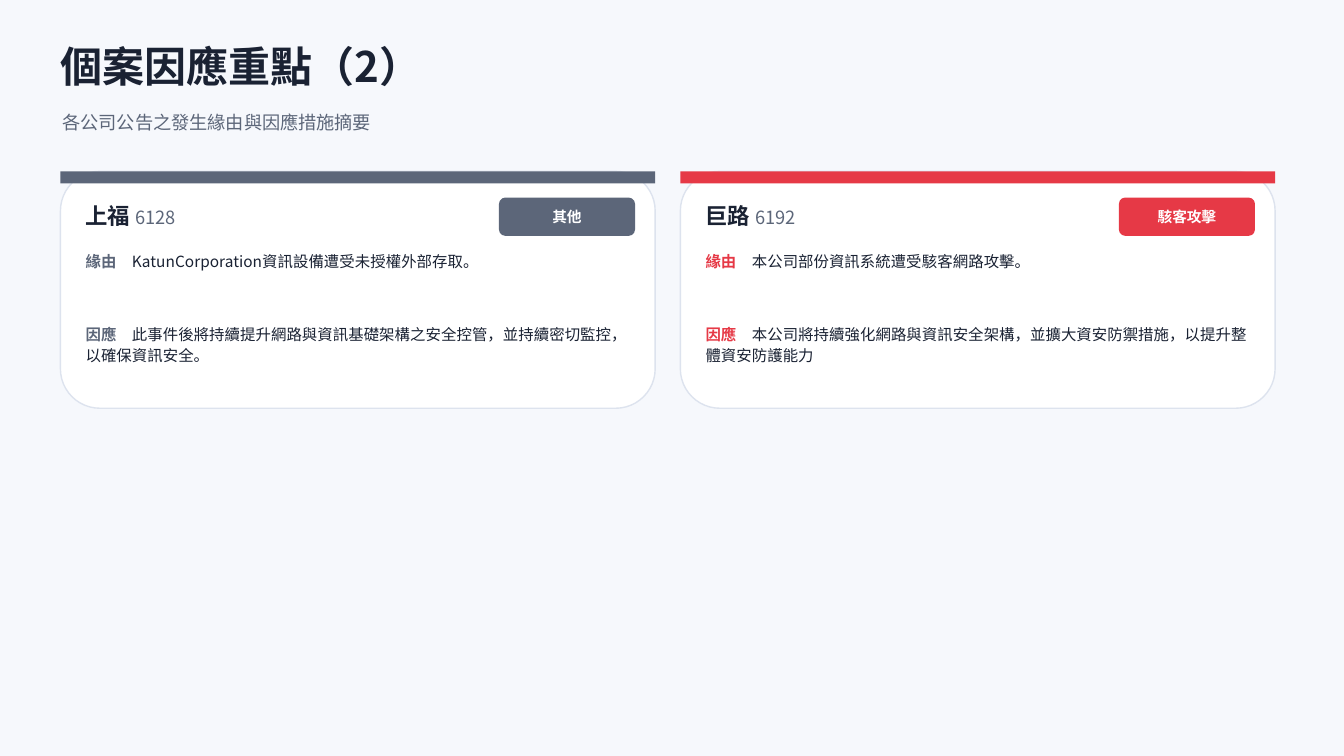
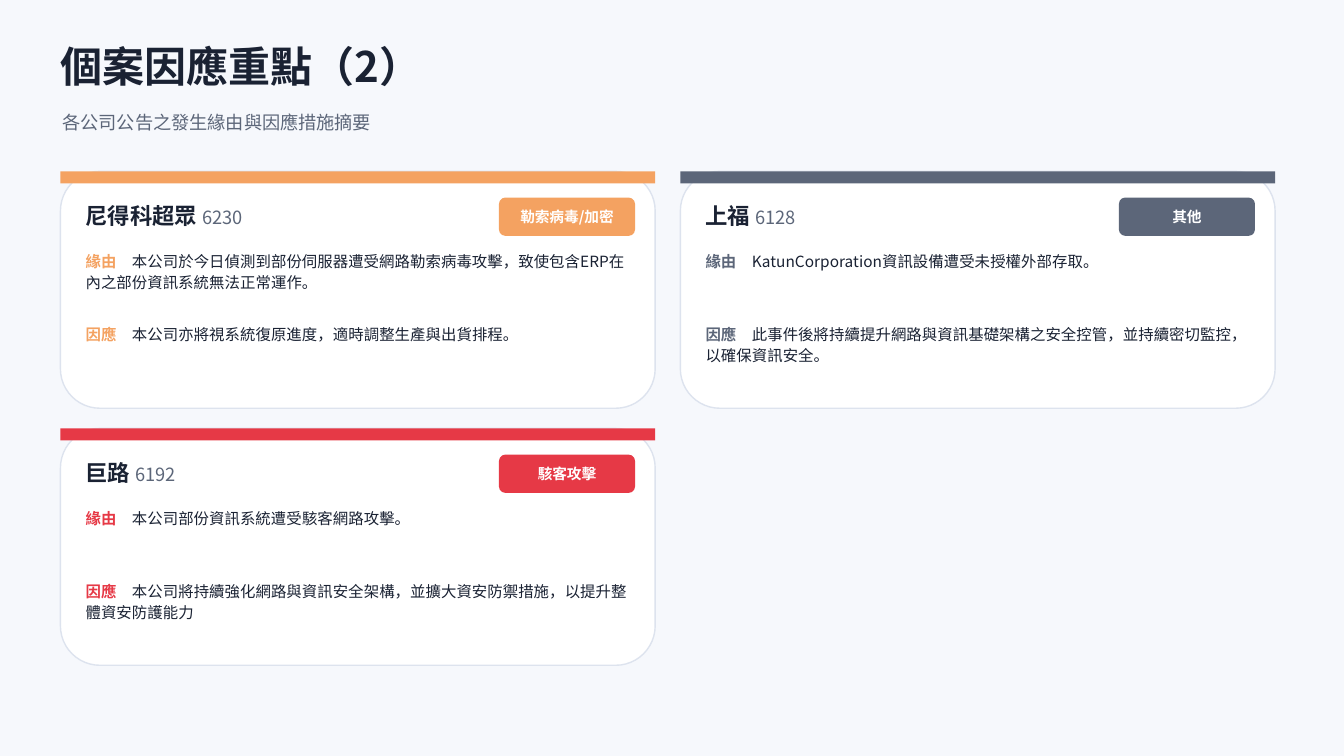
Before and after one commit to Johnnylin77/mops-isec-monitor, a slide deck: slide 7 of 資安事件因應分析.pptx. Drawn at 1344x756 pixels with LibreOffice and Linux fonts; fonts in the diff are those of the drawing. Boxes give left, top, right and bottom in pixels: in the first picture for what was removed or moved away, otherwise in the second. Text is boxed around its words. In the diff, an @@ line names an element or a change of style, - is before the commit and + after.

```diff
--- a/資安事件因應分析.pptx
+++ b/資安事件因應分析.pptx
@@ rectangle at <box>60,171,655,184</box>: fill #5C6679 to #F4A261 @@
@@ rectangle at <box>681,171,1275,184</box>: fill #E63946 to #5C6679 @@
@@ text at <box>86,205,242,226</box>: text changed; size 13 to 16 pt; text colour #5C6679 to #1A2233; bold on @@
-上福 6128
+尼得科超眾 6230
@@ rounded rectangle at <box>499,198,635,236</box>: fill #5C6679 to #F4A261 @@
@@ text at <box>520,209,613,225</box>: text changed @@
-其他
+勒索病毒/加密
@@ text at <box>706,205,795,226</box>: text changed @@
-巨路 6192
+上福 6128
@@ rounded rectangle at <box>1119,198,1255,236</box>: fill #E63946 to #5C6679 @@
@@ text at <box>1172,209,1201,223</box>: text changed @@
-駭客攻擊
+其他
@@ text at <box>86,254,624,290</box>: text changed @@
-緣由 KatunCorporation資訊設備遭受未授權外部存取。
+緣由 本公司於今日偵測到部份伺服器遭受網路勒索病毒攻擊，致使包含ERP在內之部份資訊系統無法正常運作。
@@ text at <box>706,254,1098,271</box>: text changed @@
-緣由 本公司部份資訊系統遭受駭客網路攻擊。
+緣由 KatunCorporation資訊設備遭受未授權外部存取。
@@ text at <box>86,325,518,345</box>: text changed @@
-因應 此事件後將持續提升網路與資訊基礎架構之安全控管，並持續密切監控，以確保資訊安全。
+因應 本公司亦將視系統復原進度，適時調整生產與出貨排程。
@@ text at <box>706,325,1247,363</box>: text changed @@
-因應 本公司將持續強化網路與資訊安全架構，並擴大資安防禦措施，以提升整體資安防護能力
+因應 此事件後將持續提升網路與資訊基礎架構之安全控管，並持續密切監控，以確保資訊安全。
@@ rounded rectangle added at <box>60,429,655,665</box>, fill #FFFFFF, outline #DDE3EE 1 pt @@
@@ rectangle added at <box>60,429,655,441</box>, fill #E63946 @@
@@ text added at <box>86,462,175,483</box>, 13 pt, text #5C6679 @@
+巨路 6192
@@ rounded rectangle added at <box>499,455,635,493</box>, fill #E63946 @@
@@ text added at <box>538,466,596,480</box>, 10.5 pt, text #FFFFFF, bold @@
+駭客攻擊
@@ text added at <box>86,511,410,526</box>, 11 pt, text #1A2233 @@
+緣由 本公司部份資訊系統遭受駭客網路攻擊。
@@ text added at <box>86,582,627,620</box>, 11 pt, text #1A2233 @@
+因應 本公司將持續強化網路與資訊安全架構，並擴大資安防禦措施，以提升整體資安防護能力
```
Also in this commit, not shown: 5 other slides changed, 2 other files.
